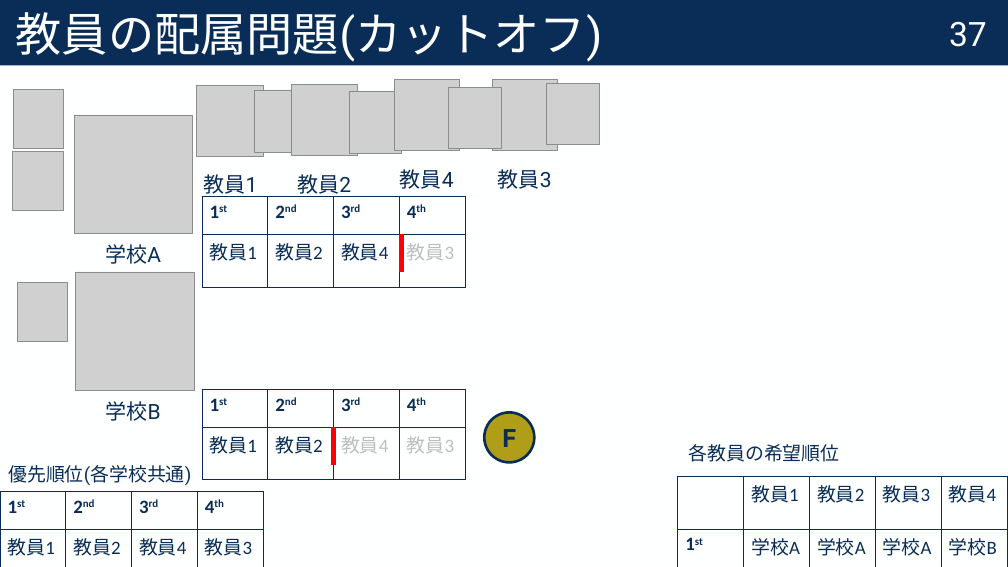
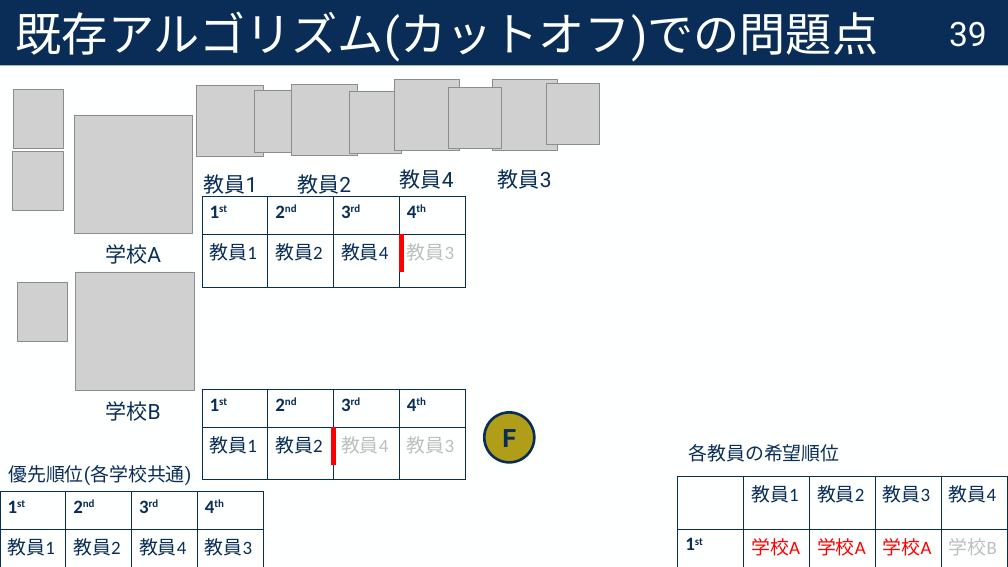
Before and after one commit to Krminfinity/master-thesis-2025, a slide deck: slide 40 of 修正コメント付き_修士論文中間報告.pptx (slide 38 before the commit). Drawn at 1008x567 pixels with LibreOffice and Linux fonts; fonts in the diff are those of the drawing; grey boxes stand for pictures. Boxes give left, top, right and bottom in pixels: in the first picture for what was removed or moved away, otherwise in the second. Text is boxed around its words. In the diff, an @@ line names an element or a change of style, - is before the commit and + after.

```diff
--- a/修正コメント付き_修士論文中間報告.pptx
+++ b/修正コメント付き_修士論文中間報告.pptx
@@ title at bbox=[16, 11, 879, 62]: text changed @@
-教員の配属問題(カットオフ)
+既存アルゴリズム(カットオフ)での問題点
@@ page number at bbox=[949, 21, 987, 47]: text changed @@
-37
+39
@@ table at bbox=[678, 476, 1007, 567] @@
@@ text colour #092D57 to #FF0000 in "学校A", "学校A", "学校A", "学校A" @@
@@ text colour #092D57 to #BEBEBE in "学校B" @@
```
Also in this commit, not shown: 71 other slides changed, 14 slides added, 1 slide removed.
